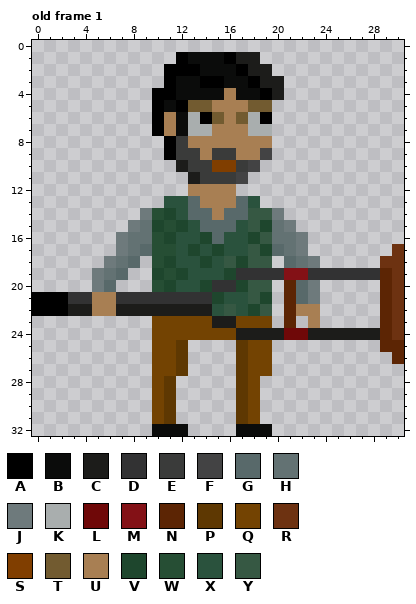
Pixel-art file: src/sprites/player.ase. Above, as it was before the edit.
31x33 pixels, 6 frames. Colours within 5 levels of each other are drawn and written as one. Shown: old frame 1. The commit also changed other frames, which this record leaves out.
Palette (. is transparent): A #000000  B #0b0c0b  C #1c1c1a  D #323233  E #3a3b3a  F #434344  G #58696a  H #637273  J #6e7a7c  K #a9aeae  L #6f0808  M #831116  N #5c2504  P #5e3802  Q #734302  R #6d3211  S #803e00  T #725b30  U #a87f53  V #1e462d  W #264e34  X #2a523d  Y #365843
Pixels before, old frame 1, first column x 0:
 1 ............ABBBACC............
 2 ...........AAABBBACC...........
 3 ...........ABBAABBACC..........
 4 ..........AABBBBUBBAC..........
 5 ..........ABATTUUUTT...........
 6 ..........AUBKATUTKA...........
 7 ..........AUBKKUUUKK...........
 8 ...........AEUUUUUUU...........
 9 ...........AEEUEEUUF...........
10 ............CEESSEF............
11 .............CEEEF.............
12 .............UUUU..............
13 ...........XXGUUUGX............
14 .........JWVXGGUGGYYJ..........
15 ........JHVWVXGGGXYVHJ.........
16 .......JHHWVXXVGXXVYHHJ........
17 .......JHGWWXVXVXXYVGHJ.......R
18 ......JHG.WVXXVXYVYY.GHJ.....RR
19 .....JHG..VWVXXXVDDDDMMDDDDDDNR
20 .....JG...WVXXVDDVYY.NGJ.....NR
21 AAADDUUDDDDDDDDVXXYV.NGJ.....NR
22 AAACCUUCCCCCCCCXYXVY.NUU.....NR
23 ..........QQQQQCCQQQ.N.U.....NR
24 ..........QQQQQQQCCCCLLCCCCCCNR
25 ..........QQP....PQQ.........NN
26 ..........QQP....PQQ..........N
27 ..........QQP....PQQ...........
28 ..........QP.....PQ............
29 ..........QP.....PQ............
30 ..........QP.....PQ............
31 ..........QP.....PQ............
32 ..........BBB....BBB...........
New version:
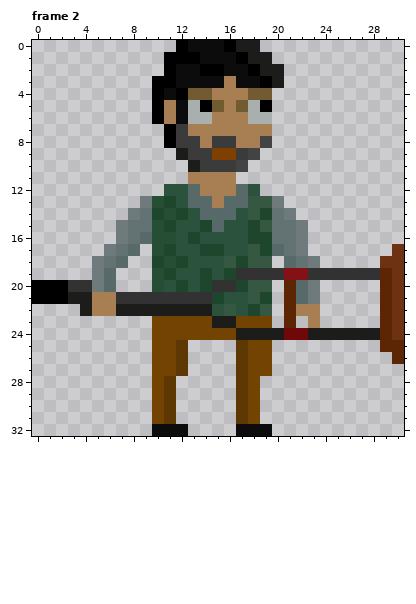
A new or re-ordered frame is compared with the old frame closest to it.
The commit says: added idle animation
The exact change:
frames re-ordered
Frame 2 against old frame 1, layer "Developer idle right":
y 0: x 12..18 ....... -> ABBBACC
y 1: x 11 . -> A; x 13 B -> A; x 16..17 AC -> BA; x 19 . -> C
y 2: x 12..15 AABB -> BBAA; x 17..18 AC -> BA; x 20 . -> C
y 3: x 10 . -> A; x 14..16 AAB -> BBU; x 18..19 AC -> BA
y 4: x 11..15 ABBBB -> BATTU; x 17..20 BBAC -> UTT.
y 5: x 11..15 BATTU -> UBKAT; x 17..19 UTT -> TKA
y 6: x 14..15 AT -> KU; x 17 T -> U; x 19 A -> K
y 7: x 10..14 AUBKK -> .AEUU; x 18..19 KK -> UU
y 8: x 13 U -> E; x 15..16 UU -> EE; x 19 U -> F
y 9: x 11..12 AE -> .C; x 14..19 UEEUUF -> ESSEF.
y 10: x 12..13 CE -> .C; x 15..18 SSEF -> EEF.
y 11: x 13..17 CEEEF -> UUUU.
y 12: x 11..13 ..U -> XXG; x 17..18 .. -> GX
y 13: x 9..11 ..X -> JWV; x 14 U -> G; x 16 U -> G; x 18..20 X.. -> YYJ
y 14: x 8..13 .JWVXG -> JHVWVX; x 15 U -> G; x 17 G -> X; x 19..21 YJ. -> VHJ
y 15: x 7..8 .J -> JH; x 10..12 VWV -> WVX; x 14 G -> V; x 16 G -> X; x 18..19 YV -> VY; x 21..22 J. -> HJ
y 16: x 9 H -> G; x 11 V -> W; x 13..15 XVG -> VXX; x 19 Y -> V
y 17: x 6..9 .JHG -> JHG.; x 11 W -> V; x 13..14 VX -> XV
y 18: x 5..8 .JHG -> JHG.; x 10..12 WVX -> VWV; x 14 V -> X
y 19: x 6..7 HG -> G.; x 10..12 VWV -> WVX; x 14 X -> V
y 20: x 0..4 ..... -> AAADD; x 11..12 VX -> XV
y 21: x 3..4 DD -> CC
y 22: x 0..3 AAAC -> ....
Changed places in both pictures, as pixel boxes (x1, y1, x2, y2):
changed: (32, 40, 308, 316)
